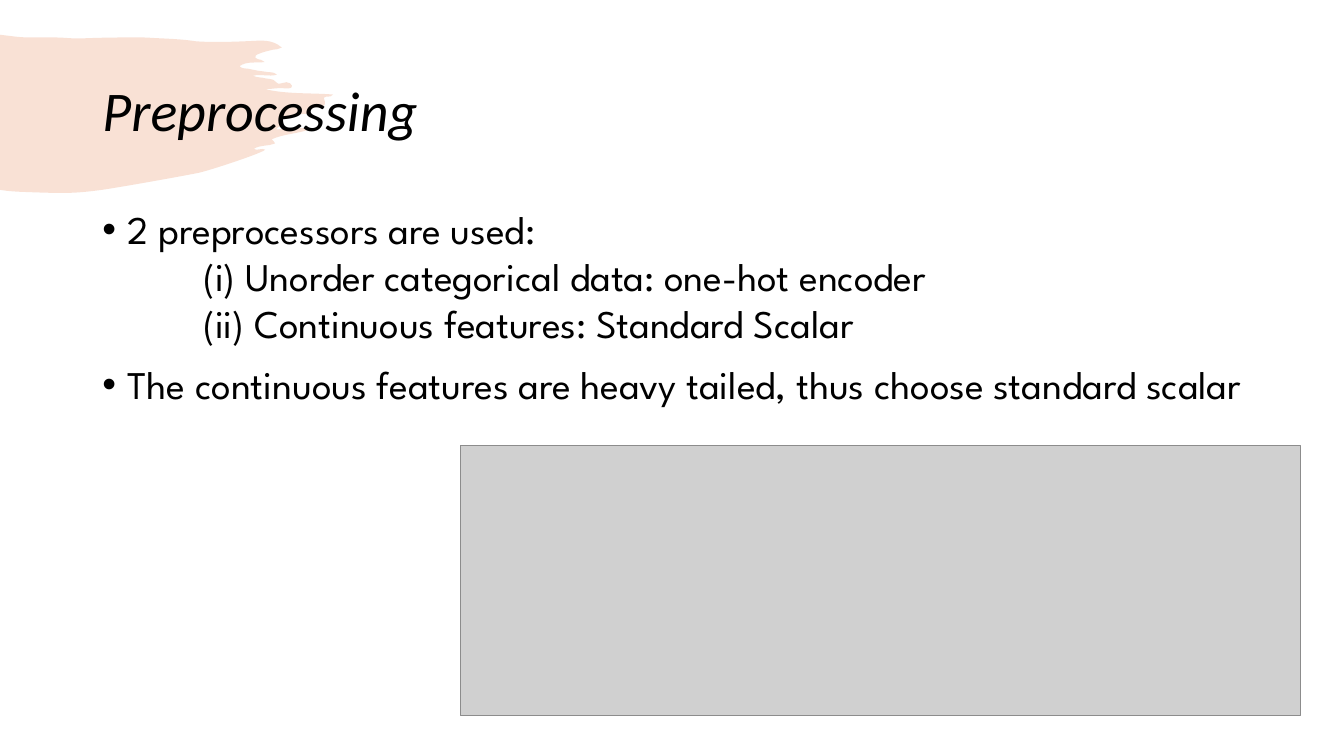
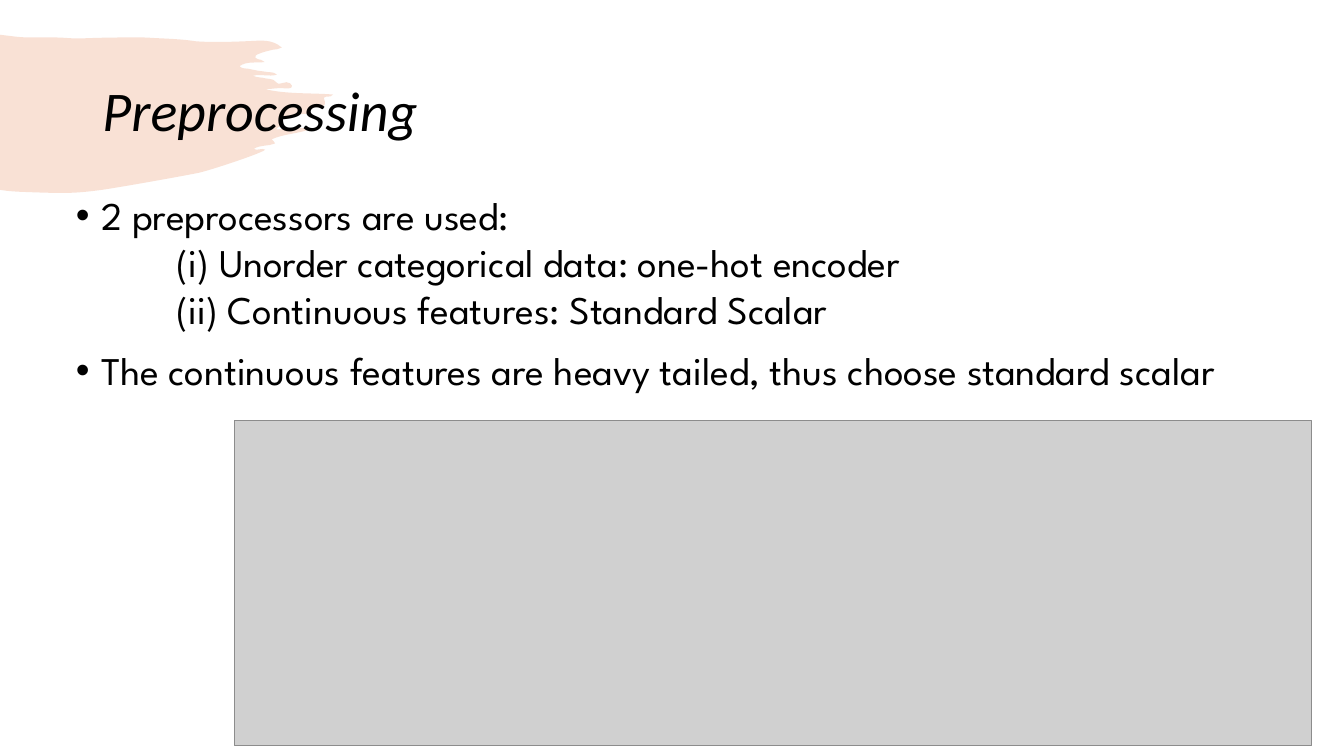
Before and after one commit to kathywu1201/Mushroom_Edibility_Classification_ML_Project, a slide deck: slide 8 of midterm_presentation.pptx (slide 5 before the commit). Drawn at 1344x756 pixels with LibreOffice and Linux fonts; fonts in the diff are those of the drawing; grey boxes stand for pictures. Boxes give left, top, right and bottom in pixels: in the first picture for what was removed or moved away, otherwise in the second. Text is boxed around its words. In the diff, an @@ line names an element or a change of style, - is before the commit and + after.

```diff
--- a/midterm_presentation.pptx
+++ b/midterm_presentation.pptx
@@ text "2 preprocessors are used: (i) ...": place and size @@
-text "2 preprocessors are used: (i) ..." at (128,217,1241,407)
+text "2 preprocessors are used: (i) ..." at (101,203,1215,393)
@@ picture: place and size @@
-picture at (461,446,1301,716)
+picture at (234,420,1312,745)
```
Also in this commit, not shown: 3 other slides changed, 4 slides added, 1 slide removed, 5 other files.
